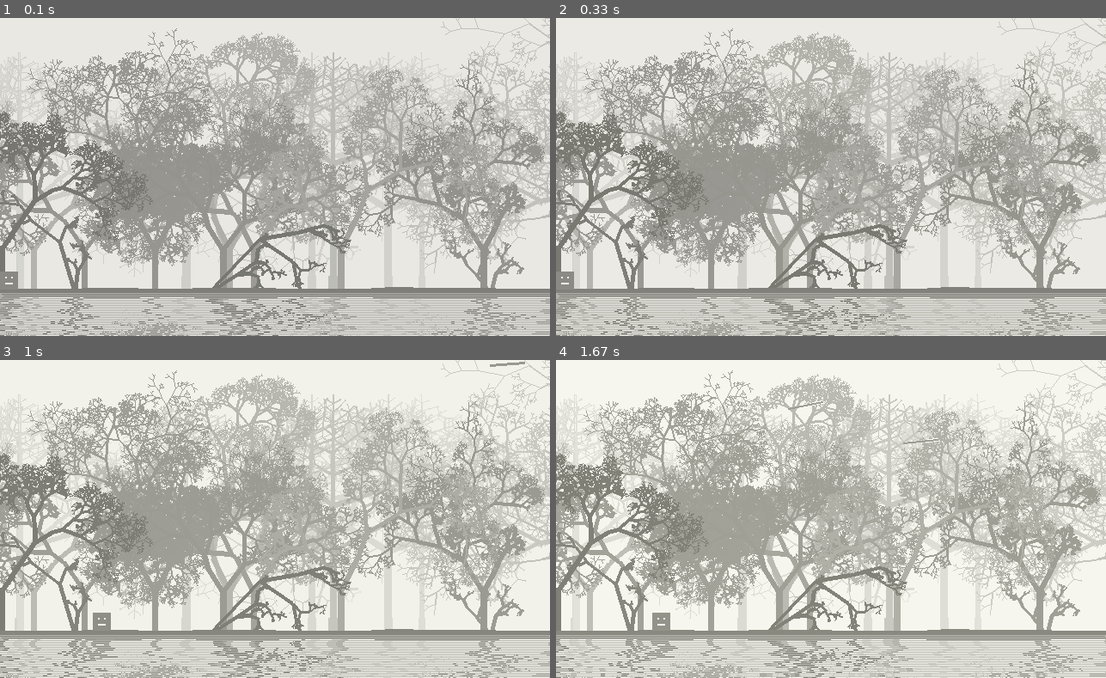
Above: before the commit, frames 1-4 (two rows, left to right).
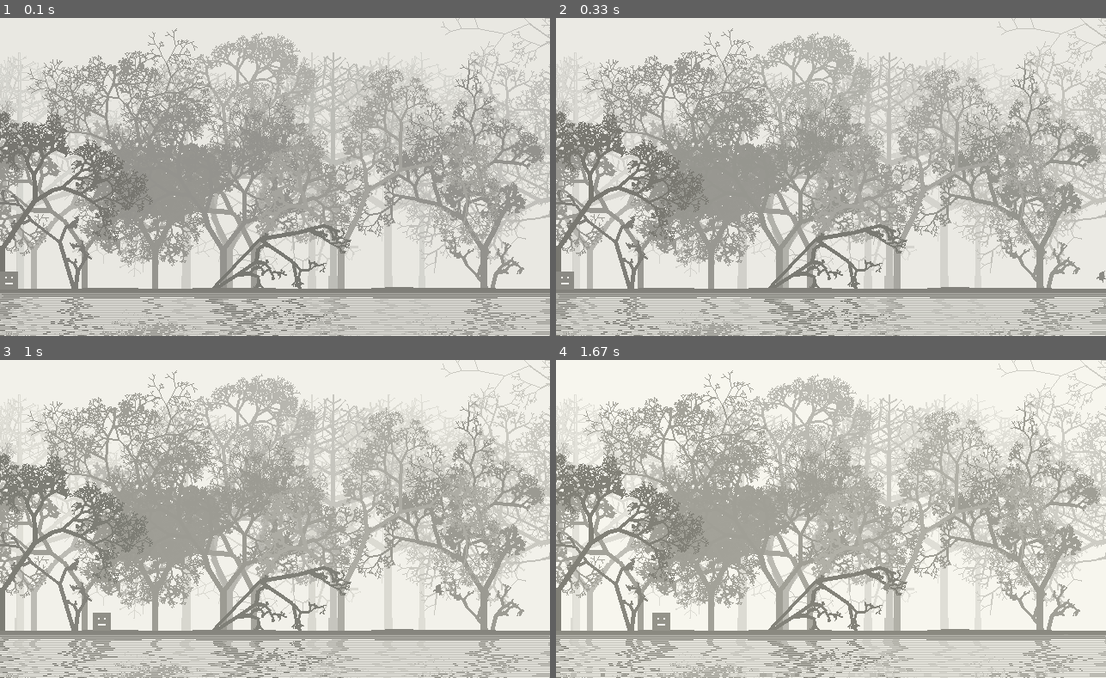
Above: after the commit, the same moments.

Repository: MyTaeyeon/Pygame-Art-with-code
Game: pygame game, started from lib/foo.py
The game is run twice, just before and just after one commit, with the same random seed, the same clock (stepped at 60 frames per second) and the same inputs.
Inputs:
- Up to frame 1 (0.1 s): no input
- Up to frame 2 (0.33 s): no input
- Up to frame 3 (1 s): hold Right 0.33-0.8 s; hold Right from 0.83 s (still down)
- Up to frame 4 (1.67 s): release Right at 1.3 s; hold Left from 1.33 s (still down)

Frame 1 is identical in both runs. In frame 2, less than 0.1% of the frame differs, in the area x 97-100%, y 79-93%; in frame 3, less than 0.1%; in frame 4, 0.1%, in the area x 42-70%, y 12-100%.

Commit message:
add bird

Diff:
--- a/lib/creature.py
+++ b/lib/creature.py
@@ -77,6 +77,265 @@
                 self.ay = 0
                 self.stuckinSky = False
 
+class Bird:
+    def __init__(self,x,y):
+        self.x = x
+        self.y = y
+        self.yo = 0
+        self.s = 2
+        self.t = 0
+        self.aspd = 0.05
+        self.color = (150,150,150)
+        self.animations = [[]]
+        self.dir = 1
+        self.spd = 0.5
+        self.timers = []
+        self.health = 100
+        self.skel=[ [ -60, 5, 1],
+                    [  30, 5, 2],#1
+                    [   0, 0, 2],
+                    [ 190,10, 2],
+                    [ -10, 8, 3],
+                    [ 150, 8, 2],#5
+                    [ -60,10, 5],
+                    [  50,10, 6],
+                    [ 150, 8, 2],
+                    [ -60,10, 8],
+                    [  50,10, 9],#10
+                    [-140, 8, 2],
+                    [ -30, 3,11],
+                    [  50, 5,12],
+                    [ -30, 3,11],
+                    [  50, 5,14] #15
+                    ]
+        self.ssk = copy.deepcopy(self.skel)
+        self.aspd = 0.1
+
+        self.t = random.random()*math.pi*2
+
+        self.w1 = [-5,-5]
+        self.w2 = [-3,-20]
+        self.w3 = [-8,-30]
+        self.t2 = 0
+        self.v = [0,0]
+        self.on = 0
+
+    def __str__(self):
+        return self.skel
+
+    def super(self):
+        return super(type(self),self)
+
+    def calcCoord(self,n):
+        if n == self.skel[n][2]:
+            return [0,0,0]
+        else:
+            trl = self.skel[n]
+            pc = self.calcCoord(trl[2])
+            tc = [0,0,0]
+
+            tc[0] = pc[0] + trl[1]*math.cos(math.radians(trl[0]+pc[2]))
+            tc[1] = pc[1] - trl[1]*math.sin(math.radians(trl[0]+pc[2]))
+            tc[2] = pc[2] + trl[0]
+            return tc
+    def to(self,r,l,n,spd=3):
+        self.skel[r][l] += (n-self.skel[r][l])/float(spd)
+
+    def animate(self):
+        for a in self.animations[0]:
+            if a[0][0] == "trans":
+                if a[0][1] == "x":
+                    self.x+=(a[1][0]-self.x)/float(a[1][1])
+                    #self.dir = (a[1][0]-self.x>0)*2-1
+                    self.walk()
+                if a[0][1] == "xt":
+                    self.x+=(a[1][0]-self.x)/float(a[1][1])
+
+                elif a[0][1] == "y":
+                    self.y+=(a[1][0]-self.y)/float(a[1][1])
+            else:
+                self.skel[a[0][0]][a[0][1]]+=(a[1][0]-self.skel[a[0][0]][a[0][1]])/float(a[1][1])
+            a[1][1]-=1
+            if a[1][1]<=0:
+                a.remove(a[1])
+            if len(a) <= 1:
+                self.animations[0].remove(a)
+            if len(self.animations[0]) == 0:
+                self.animations.pop(0)
+            if len(self.animations)==0:
+                self.animations.append([])
+
+        for ti in self.timers:
+            ti[0] -= 1
+            if ti[0] == 0:
+                ti[1](*ti[2])
+                self.timers.remove(ti)
+
+
+
+    def addanim(self,skn,rol,dest,t):
+        na = [[skn,rol],[dest,t]]
+        for a in self.animations[-1]:
+            if a[0][0]==na[0][0] and a[0][1]==na[0][1]:
+                a.append(na[1])
+                return
+        self.animations[-1].append(na)
+
+    def animback(self,t,exceptions=[]):
+        for i in range(0,len(self.skel)):
+            if i not in exceptions:
+                self.addanim(i,0,self.ssk[i][0],t)
+                self.addanim(i,1,self.ssk[i][1],t)
+
+    def poly(self,surf,*args):
+        u.polygon(surf,self.color,list(map(lambda l: [self.x+l[0]*self.s*self.dir,self.y+self.yo+l[1]*self.s], args)))
+    def circle(self,surf,pos,radius):
+        u.circle(surf,self.color,[self.x+pos[0]*self.s*self.dir,self.y+self.yo+pos[1]*self.s],radius*self.s)
+    def line(self,surf,start_pos,end_pos,width=1):
+        u.line(surf,self.color,[self.x+start_pos[0]*self.s*self.dir,self.y+self.yo+start_pos[1]*self.s],
+                                [self.x+  end_pos[0]*self.s*self.dir,self.y+self.yo+  end_pos[1]*self.s],width*self.s)
+
+    def wingCoordToRL(self,n,w,lw=[0,0],lr=0,slr=0):
+        self.skel[n][0] = -(180-(-math.degrees(math.atan2(w[1]-lw[1],w[0]-lw[0]))-slr+180-lr))
+        self.skel[n][1] = math.sqrt((w[0]-lw[0])**2+(w[1]-lw[1])**2)
+
+    def fly(self):
+        s = self
+        s.t += 1
+
+        s.w1[1] = -1+u.trapwave(s.t*s.aspd)*3
+        s.w2[1] = -2+u.trapwave(s.t*s.aspd)*8
+        s.w3[1] = -1+u.trapwave(s.t*s.aspd+math.pi*0.2)*12
+
+        s.w2[0] = -3+math.sin(s.t*s.aspd-math.pi*0.5)*2
+        s.w3[0] = -12+math.sin(s.t*s.aspd-math.pi*0.5)*3
+
+
+        s.wingCoordToRL(5,s.w1)
+        s.wingCoordToRL(6,s.w2,s.w1,s.skel[5][0])
+        s.wingCoordToRL(7,s.w3,s.w2,s.skel[6][0],s.skel[5][0])
+
+        s.wingCoordToRL(8,s.w1)
+        s.wingCoordToRL(9,s.w2,s.w1,s.skel[5][0])
+        s.wingCoordToRL(10,s.w3,s.w2,s.skel[6][0],s.skel[5][0])
+
+
+        s.to(4,0,-0+math.sin(s.t*s.aspd+math.pi)*10)
+        s.to(1,0,10+math.sin(s.t*s.aspd)*10)
+
+        s.to(12,0,-30)
+        s.to(14,0,-30)
+        s.to(1,1,3)
+
+
+        s.to(13,0,50+math.sin(s.t*s.aspd)*10 + 10*noise.noise(s.t*s.aspd*0.01,1)-5)
+        s.to(15,0,50+math.sin(s.t*s.aspd)*10 + 10*noise.noise(s.t*s.aspd*0.01,2)-5)
+
+        s.x += s.v[0]*s.dir
+        s.y += 0.5*s.v[1]+0.5*s.v[1]*(0.5*(math.sin(s.t*s.aspd)+1))
+
+    def simpFly(self):
+        s = self
+        s.t += 1
+
+        s.w1[1] = -1+u.trapwave(s.t*s.aspd)*3
+        s.w2[1] = -2+u.trapwave(s.t*s.aspd)*8
+        s.w3[1] = -1+u.trapwave(s.t*s.aspd+math.pi*0.2)*12
+
+        s.w2[0] = -3+math.sin(s.t*s.aspd-math.pi*0.5)*2
+        s.w3[0] = -12+math.sin(s.t*s.aspd-math.pi*0.5)*3
+
+        s.wingCoordToRL(5,s.w1)
+        s.wingCoordToRL(6,s.w2,s.w1,s.skel[5][0])
+        s.wingCoordToRL(7,s.w3,s.w2,s.skel[6][0],s.skel[5][0])
+
+        s.to(4,0,-0+math.sin(s.t*s.aspd+math.pi)*10)
+        s.to(1,0,10+math.sin(s.t*s.aspd)*10)
+
+        s.to(1,1,3)
+
+        s.x += s.v[0]*s.dir
+        s.y += 0.5*s.v[1]+0.5*s.v[1]*(0.5*(math.sin(s.t*s.aspd)+1))
+
+    def fall(self):
+        s = self
+        s.v[0] = s.arrow.v[0]
+        s.v[1] = s.arrow.v[1]
+        s.x += s.v[0]
+        s.y += s.v[1]
+
+    def rest(self):
+
+        s = self
+        #s.t = -1 #math.pi
+        s.t2 += 1
+        s.to(5,0,20+180*2*((s.skel[5][0]>0)-0.5),10)
+        s.to(6,0,-20+180*2*((s.skel[6][0]>0)-0.5),10)
+        s.to(7,0,20-180*2*((s.skel[10][0]<0)-0.5),10)
+
+        s.to(8,0,20+180*2*((s.skel[8][0]>0)-0.5),10)
+        s.to(9,0,-20+180*2*((s.skel[9][0]>0)-0.5),10)
+        s.to(10,0,20-180*2*((s.skel[10][0]<0)-0.5),10)
+
+        s.to(12,0,30,10)
+        s.to(14,0,30,10)
+        s.to(13,0,100,10)
+        s.to(15,0,100,10)
+
+        noi = max(min((noise.noise(s.t2*s.aspd*0.5)-0.3)*50,1),-1)
+        s.to(1,0,-10+noi*20,5)
+        s.to(1,1,5-noi*2,5)
+        s.to(4,0,-10+noi*10,5)
+
+        s.x += s.v[0]*s.dir
+        s.y += s.v[1]
+        if s.y>=0:
+            s.v[1] = 0
+            s.v[0] = 0
+            s.y = 0
+        else:
+            s.v[1] += 0.2*s.s
+        if random.random() < 0.02 and s.v[1] == 0:
+            s.v[1]=-1*s.s
+            r = random.choice([1,1])
+            s.v[0]+=0.5*r*s.s
+            #s.dir = r
+
+    def draw(self,surf):
+        cd = []
+        for i in range(len(self.skel)):
+            cd.append(self.calcCoord(i)[:2])
+        s = self
+        s.poly(surf,cd[3],cd[2],cd[5],
+                    [cd[5][0]-5,cd[5][1]])
+        s.poly(surf,cd[5],cd[6],
+                    [cd[6][0]-8,cd[6][1]],
+                    [cd[5][0]-5,cd[5][1]])
+        s.poly(surf,cd[6],[cd[6][0]-8,cd[6][1]],cd[7])
+        s.poly(surf,cd[2],cd[5],cd[6])
+
+
+        s.poly(surf,cd[3],cd[2],cd[8],
+                    [cd[8][0]-5,cd[8][1]])
+        s.poly(surf,cd[8],cd[9],
+                    [cd[9][0]-8,cd[9][1]],
+                    [cd[8][0]-5,cd[8][1]])
+        s.poly(surf,cd[9],[cd[9][0]-8,cd[9][1]],cd[10])
+        s.poly(surf,cd[2],cd[8],cd[9])
+
+        s.poly(surf,cd[2],[(cd[2][0]+cd[3][0])/2,(cd[2][1]+cd[3][1])/2-2],cd[3],cd[11],[cd[11][0]+5,cd[11][1]])
+        s.poly(surf,[(cd[3][0]+cd[4][0])/2,(cd[3][1]+cd[4][1])/2],cd[3],cd[11])
+        s.poly(surf,cd[0],cd[1],cd[2])
+        s.poly(surf,cd[11],[(cd[0][0]+cd[1][0])/2,(cd[0][1]+cd[1][1])/2],cd[1],cd[2])
+
+        s.line(surf,cd[11],cd[12],3)
+        s.line(surf,cd[11],cd[14],3)
+
+        s.line(surf,cd[3],cd[4],2)
+
+        s.line(surf,cd[12],cd[13])
+        s.line(surf,cd[14],cd[15])
+
 if __name__ == "__main__":
     arrows = [Arrow(100, 100), Arrow(100, 150), Arrow(100, 200)]
 
--- a/lib/foo.py
+++ b/lib/foo.py
@@ -42,6 +42,8 @@
 
 lspds = [0.2,0.4,0.6,1.2]
 totalMade = [0]*4
+
+birds = []
 
 def makeBGLayer(n):
 	global loaded, allloads, terrain, lspds, totalMade
@@ -126,6 +128,44 @@
 
 player = creature.Player(0, height - land[0])
 
+def makeBirds(n):
+	global birds
+	for i in range(0,n):
+		b = creature.Bird(random.randrange(width//2+30,width//2+60),0)
+		b.s = 0.5
+		b.aspd = 0.3
+		b.yo = height
+		b.color = (140,140,140)
+		b.dir = random.choice([1,-1])
+		birds.append(b)
+
+def birdCtrl():
+	global birds, arrows
+	for b in birds:
+		if b.health > 0:
+			if ((abs(player.x - b.x) < 320 and random.random()<0.05) or random.random()<0.0002) and b.on == 0:
+				b.on = 1
+				ra = math.pi/20.0+random.random()*math.pi/6.0*2.1
+				rl = random.choice([3,4,5])
+				b.v=[rl*math.cos(ra),-rl*math.sin(ra)]
+			if b.on == 1:
+				b.simpFly()
+
+				if abs(player.x - b.x) > 160 and random.random()<1:
+					b.v[1] = min(b.v[1]+0.05,0.4)
+				if b.y >= 2:
+					b.on = 0
+
+			else:
+				b.rest()
+				if 0 < b.x < width/2:
+					b.yo=onlandY(b.x) - 3
+
+			if b.x<0 or b.x>width or b.yo<0:
+				birds.remove(b)
+		else:
+			b.fall()
+
 locs = [0,0,0,0]
 locrs = [width,width,width,width]
 
@@ -133,6 +173,7 @@
 
 T = 0
 arrows = [creature.Arrow(width // 2 + buff, int(random.random() * 1000 - 100), random.randint(4, 12))]
+makeBirds(30)
 while (True):
 	for event in pygame.event.get():
 		if event.type == pygame.QUIT:
@@ -166,6 +207,9 @@
 	player.update(onlandY(player.x))
 	player.vx = 0
 	player.draw(canvas)
+
+	for b in birds:
+		b.draw(canvas)
 
 	if landloc < -landDensity:
 		landni += 1
@@ -195,11 +239,7 @@
 		x.fly()
 		x.draw(canvas)
 
-	if T % 10 == 0:
-		arrows += [creature.Arrow(width // 2 + buff, int(random.random() * 1000 - 100), random.randint(4, 12))]
-	if T % 120 == 0:
-		arrows = arrows[5:]
-
+	birdCtrl()
 
 	screen.blit(canvas,[0,0])
 
